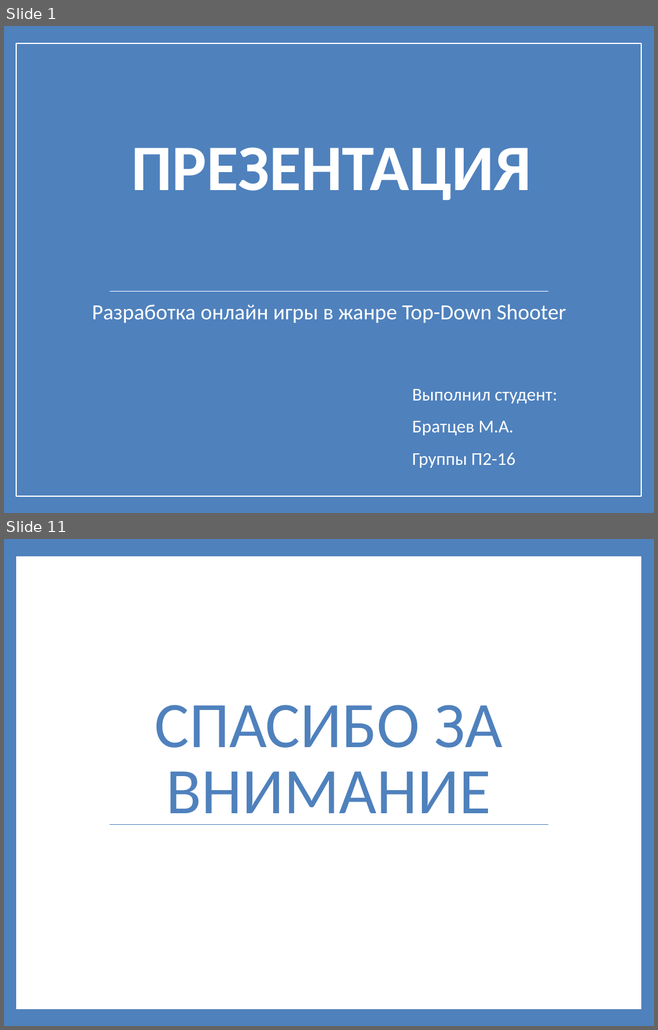
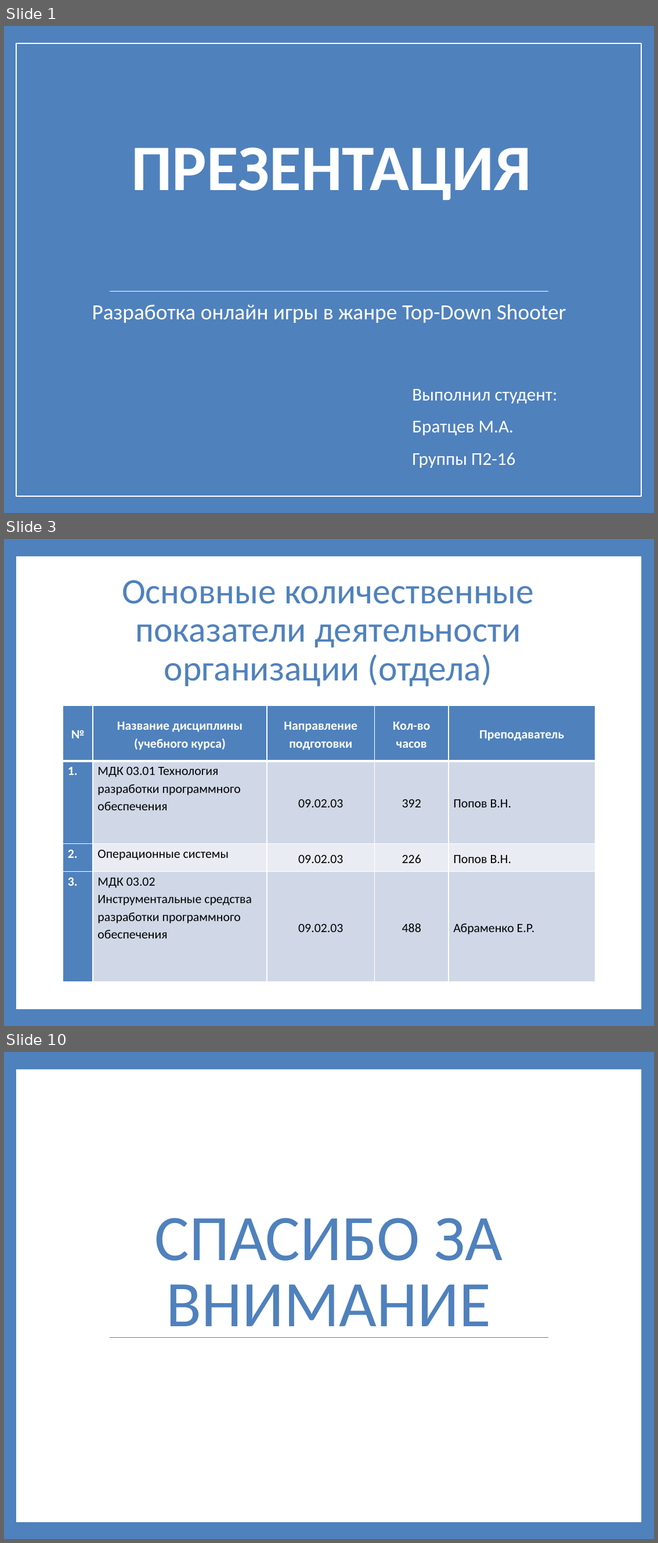
Before and after one commit to prog-kkkmt/pdp-p2-16, a slide deck: Презентация Братцев.pptx. Shown one above the other, each under a label of ours: slides 1 and 11 before the commit, slides 1, 3 and 10 after it; the slides between them are not shown. The pictures are 658x1030 and 658x1543 pixels, drawn with LibreOffice and Linux fonts; fonts in the diff are those of the drawing. Boxes give left, top, right and bottom in pixels: in the first picture for what was removed or moved away, otherwise in the second. Text is boxed around its words. In the diff, an @@ line names an element or a change of style, - is before the commit and + after.

```diff
--- a/Презентация Братцев.pptx
+++ b/Презентация Братцев.pptx
@@ slide 3 added at (x1=4, y1=539, x2=654, y2=1026), background #4F81BD; not listed: 1 template element that a slide beside it also shows @@
@@ title added at (x1=122, y1=580, x2=534, y2=686), 39.6 pt, text #4F81BD @@
+Основные количественные показатели деятельности организации (отдела)
@@ table added at (x1=63, y1=706, x2=596, y2=982), 4 rows, 5 columns @@
+№ | Название дисциплины (учебного курса) | Направление подготовки | Кол-во часов | Преподаватель
+1. | МДК 03.01 Технология разработки программного обеспечения | 09.02.03 | 392 | Попов В.Н.
+2. | Операционные системы | 09.02.03 | 226 | Попов В.Н.
+3. | МДК 03.02 Инструментальные средства разработки программного обеспечения | 09.02.03 | 488 | Абраменко Е.Р.
@@ what was slide 11 is now slide 10 @@
```
Also in this commit, not shown: 7 other slides added, 9 slides removed.
